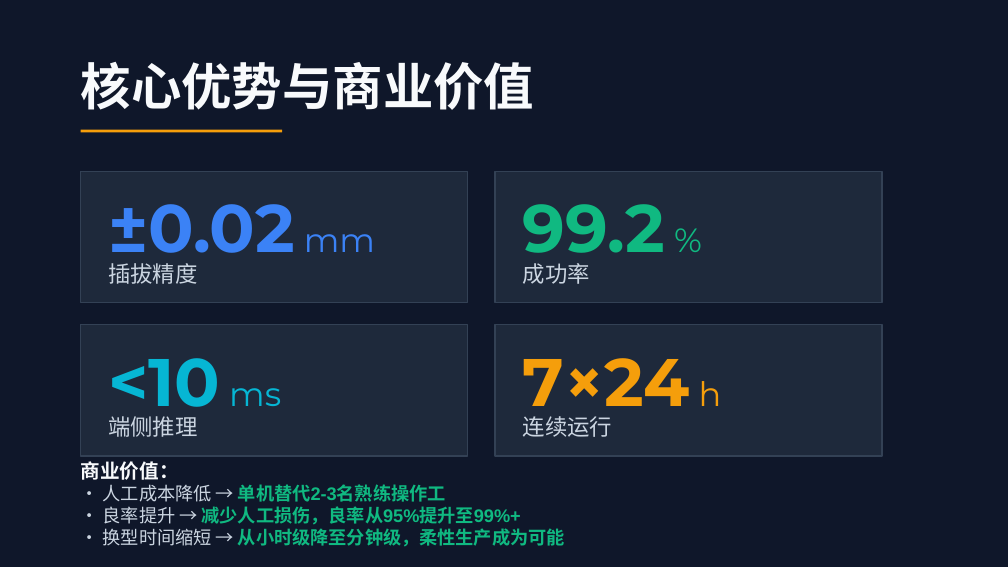
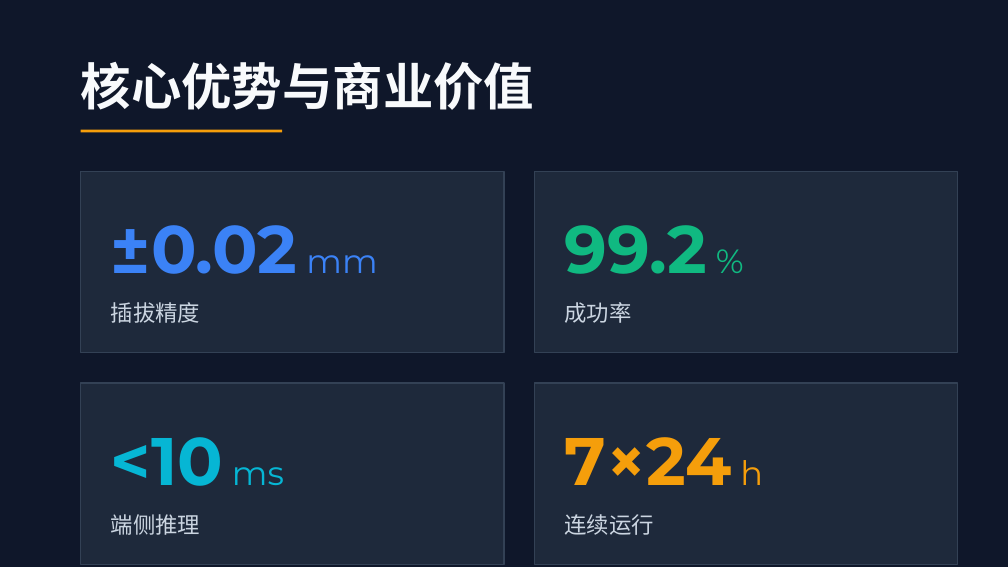
Before and after one commit to MikeBMW/lerobot-smolvla-lew, a slide deck: slide 8 of docs/Z-MAX管理层汇报.pptx (slide 7 before the commit). Drawn at 1008x567 pixels with LibreOffice and Linux fonts; fonts in the diff are those of the drawing. Boxes give left, top, right and bottom in pixels: in the first picture for what was removed or moved away, otherwise in the second. Text is boxed around its words. In the diff, an @@ line names an element or a change of style, - is before the commit and + after.

```diff
--- a/docs/Z-MAX管理层汇报.pptx
+++ b/docs/Z-MAX管理层汇报.pptx
@@ rectangle: place and size @@
-rectangle at (81, 171, 468, 302)
+rectangle at (81, 171, 504, 353)
@@ rectangle: place and size @@
-rectangle at (495, 171, 882, 302)
+rectangle at (534, 171, 958, 353)
@@ text "±0.02 mm" rewrapped from (108, 204, 375, 268) to (111, 225, 377, 274) @@
@@ text "99.2 %" rewrapped from (523, 204, 666, 268) to (564, 225, 707, 274) @@
@@ text "插拔精度": place and size @@
-text "插拔精度" at (108, 263, 197, 284)
+text "插拔精度" at (111, 302, 200, 323)
@@ text "成功率": place and size @@
-text "成功率" at (523, 263, 590, 284)
+text "成功率" at (564, 302, 631, 323)
@@ rectangle: place and size @@
-rectangle at (81, 325, 468, 456)
+rectangle at (81, 383, 504, 564)
@@ rectangle: place and size @@
-rectangle at (495, 325, 882, 456)
+rectangle at (534, 383, 958, 564)
@@ text "<10 ms" rewrapped from (108, 358, 281, 422) to (111, 437, 284, 486) @@
@@ text "7×24 h" rewrapped from (523, 358, 722, 422) to (564, 437, 763, 485) @@
@@ text removed at (81, 461, 565, 546) @@
-商业价值：
-• 人工成本降低 → 单机替代2-3名熟练操作工
-• 良率提升 → 减少人工损伤，良率从95%提升至99%+
-• 换型时间缩短 → 从小时级降至分钟级，柔性生产成为可能
@@ text "端侧推理": place and size @@
-text "端侧推理" at (108, 416, 197, 437)
+text "端侧推理" at (111, 514, 200, 535)
@@ text "连续运行": place and size @@
-text "连续运行" at (523, 416, 612, 437)
+text "连续运行" at (564, 514, 653, 535)
```
Also in this commit, not shown: 7 other slides changed, 1 slide added, 1 other file.
